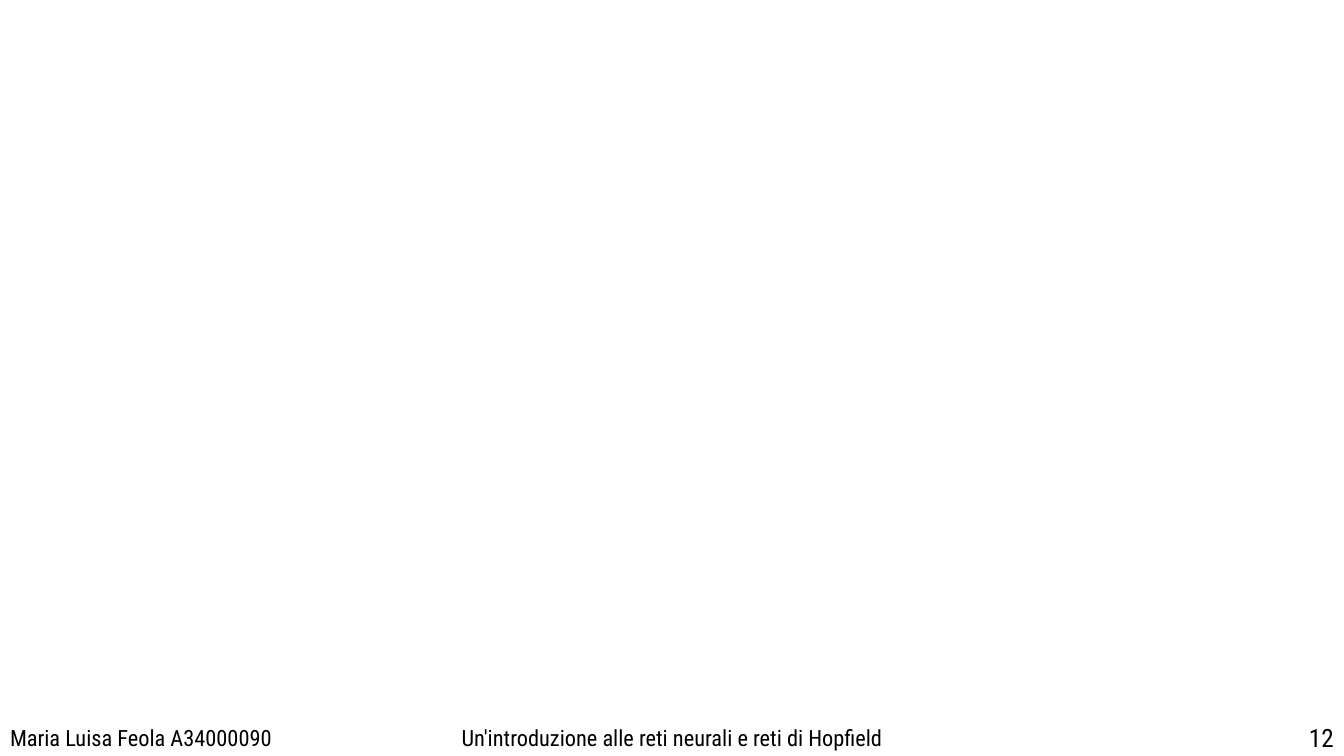
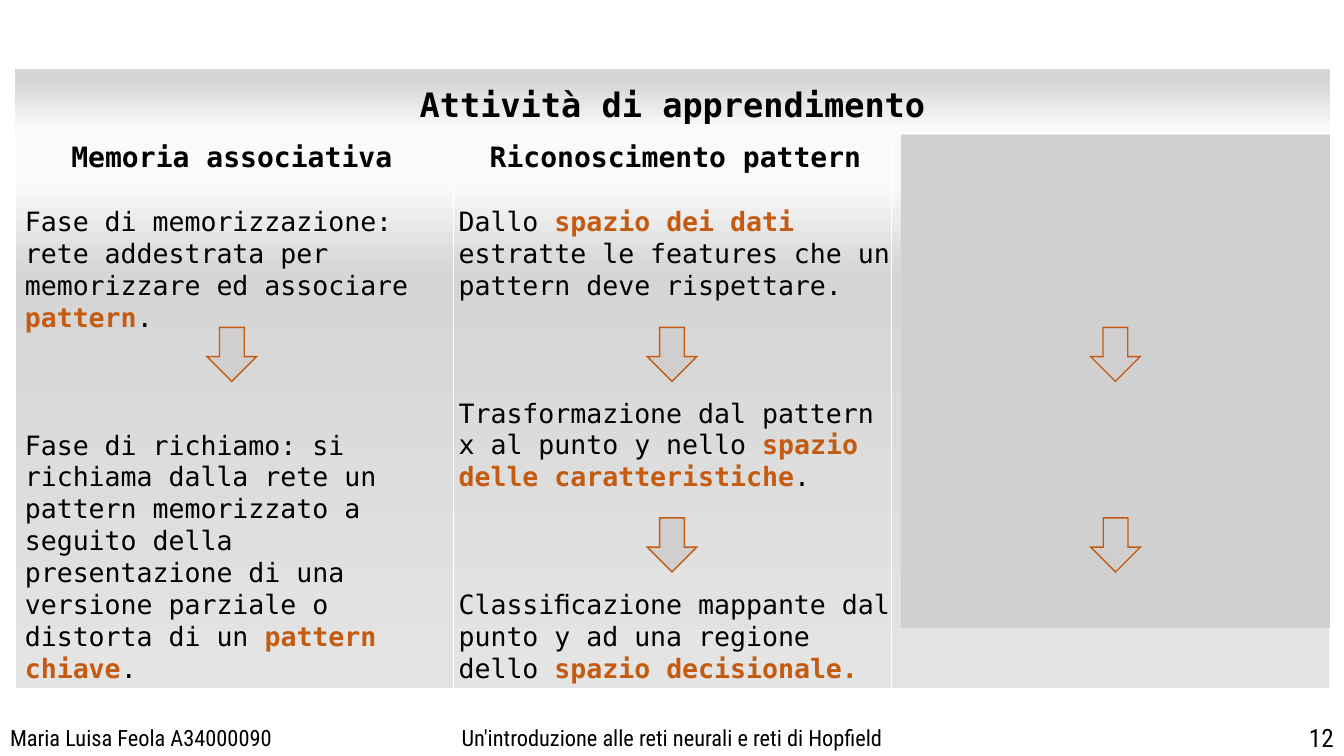
Before and after one commit to Misalf/tesi-nuovo, a slide deck: slide 12 of POWER POINT/PresentazionePowerPoint.pptx. Drawn at 1344x756 pixels with LibreOffice and Linux fonts; fonts in the diff are those of the drawing; grey boxes stand for pictures; background and template pictures are left out. Boxes give left, top, right and bottom in pixels: in the first picture for what was removed or moved away, otherwise in the second. Text is boxed around its words. In the diff, an @@ line names an element or a change of style, - is before the commit and + after.

```diff
--- a/POWER POINT/PresentazionePowerPoint.pptx
+++ b/POWER POINT/PresentazionePowerPoint.pptx
@@ text added at [25, 145, 408, 679], 19 pt, text #000000 @@
+Memoria associativa
+Fase di memorizzazione: rete addestrata per memorizzare ed associare pattern.
+Fase di richiamo: si richiama dalla rete un pattern memorizzato a seguito della presentazione di una versione parziale o distorta di un pattern chiave.
@@ text added at [459, 145, 890, 684], 19 pt, text #000000 @@
+Riconoscimento pattern
+Dallo spazio dei dati estratte le features che un pattern deve rispettare.
+Trasformazione dal pattern x al punto y nello spazio delle caratteristiche.
+Classiﬁcazione mappante dal punto y ad una regione dello spazio decisionale.
@@ group added at [15, 70, 1331, 690]: 4 rectangles, 1 text @@
+Attività di apprendimento
@@ picture added at [901, 135, 1331, 629] @@
@@ down arrow added at [207, 328, 256, 382], fill #D0CECE, outline #C55A11 1 pt @@
@@ down arrow added at [647, 328, 697, 382], fill #D0CECE, outline #C55A11 1 pt @@
@@ down arrow added at [1091, 328, 1140, 382], fill #D0CECE, outline #C55A11 1 pt @@
@@ down arrow added at [647, 518, 697, 573], fill #D0CECE, outline #C55A11 1 pt @@
@@ down arrow added at [1091, 518, 1140, 573], fill #D0CECE, outline #C55A11 1 pt @@
```
Also in this commit, not shown: 2 other slides changed, 31 other files.
